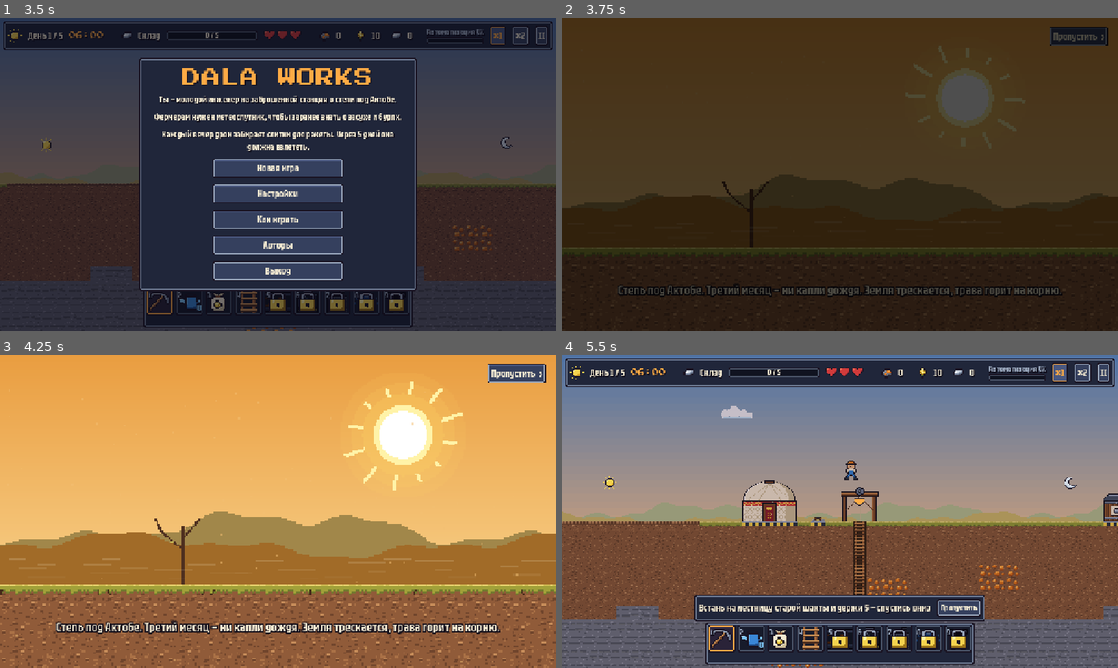
Above: before the commit, frames 1-4 (two rows, left to right).
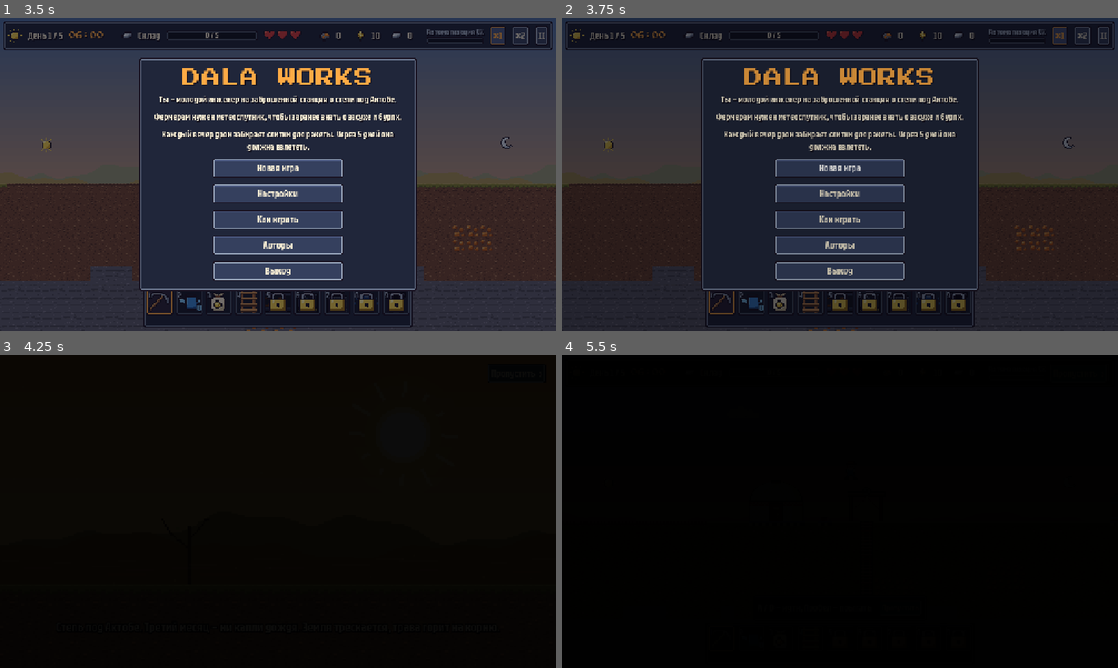
Above: after the commit, the same moments.

Repository: hinabaina/urban-robot
Game: Godot game, scene res://main/Main.tscn
The game is run twice, just before and just after one commit, with the same random seed, the same clock (stepped at 60 frames per second) and the same inputs.
Inputs (mouse positions are in pixels of both pictures, inside the frame that each line leads up to):
- Up to frame 1 (3.5 s): click "×1" at 0.5 s; click "×2" at 1.25 s; click "II" at 2 s; click "Русский" at 2.75 s
- Up to frame 2 (3.75 s): click "Новая игра" at 3.5 s
- Up to frame 3 (4.25 s): no input
- Up to frame 4 (5.5 s): click "Пропустить ›" at 4.25 s; tap Enter at 5 s; move the mouse to (962, 495) at 5.02 s; hold D (move_right) from 5.03 s (still down); click (962, 495) at 5.1 s; tap Space (jump) at 5.27 s

Frame 1 is identical in both runs. In frame 2, 76% of the frame differs, in the area x 0-100%, y 0-100%; in frame 3, 100%; in frame 4, 100%.

Commit message:
Smooth fades between menu, intro and game
Menu and music fade to black before the intro; at the end the intro
darkens, holds, and the game fades in while its music rises.

Co-Authored-By: Claude Opus 5.5 <noreply@anthropic.com>
Claude-Session: https://claude.ai/code/session_01M2yRtLbnkNfsXLYQcAmbij

Diff:
--- a/main/Main.gd
+++ b/main/Main.gd
@@ -3,6 +3,7 @@
 
 const LAUNCH_CAMERA_TIME := 1.0
 const LAUNCH_CAMERA_RISE := 60.0
+const INTRO_FADE := 0.6          # меню уходит в темноту перед роликом
 
 static var skip_menu := false    # после «Начать сначала» меню не показываем
 
@@ -106,12 +107,24 @@
 
 ## Показать ролик поверх мира; after вызывается, когда экран уже тёмный.
 func _play_intro(after: Callable) -> void:
+	# Меню плавно уходит в темноту вместе с музыкой, ролик начинается из той же темноты.
+	var black := ColorRect.new()
+	black.color = Color(0, 0, 0, 0)
+	black.set_anchors_and_offsets_preset(Control.PRESET_FULL_RECT)
+	black.mouse_filter = Control.MOUSE_FILTER_STOP
+	$UI.add_child(black)
+	get_tree().create_tween().tween_property(Audio, "music_volume", 0.0, INTRO_FADE)
+	var tween := create_tween()
+	tween.tween_property(black, "color:a", 1.0, INTRO_FADE).set_trans(Tween.TRANS_SINE)
+	await tween.finished
 	menu.visible = false
 	var intro: Control = Intro.new()
 	intro.finished.connect(func() -> void:
 		Settings.set_value("intro_seen", true)
 		after.call())
 	$UI.add_child(intro)
+	# Убираем шторку не сразу: в первом кадре ролик ещё не нарисован, и сквозь него мелькнул бы HUD.
+	get_tree().create_timer(0.2).timeout.connect(black.queue_free)
 
 
 func _start_playing() -> void:
--- a/tools/b_smoke/checks.gd
+++ b/tools/b_smoke/checks.gd
@@ -249,7 +249,7 @@
 	esc.keycode = KEY_ESCAPE
 	esc.pressed = true
 	Input.parse_input_event(esc)
-	await wait(1.6)
+	await wait(2.8)
 	check("intro: Esc skips and emits finished", done[0])
 	check("intro: removed after skip", not is_instance_valid(intro))
 	check("intro: game music volume restored", Audio.music_volume > 0.0, Audio.music_volume)
@@ -278,5 +278,5 @@
 		intro._subtitle.text)
 	check("languages: English intro 25-70 s", intro.length() > 25.0 and intro.length() < 70.0, intro.length())
 	intro.skip()
-	await wait(1.6)
+	await wait(2.8)
 	TranslationServer.set_locale("ru")
--- a/ui/Intro.gd
+++ b/ui/Intro.gd
@@ -1,6 +1,6 @@
 # Вступительный ролик перед первой игрой: картинка (IntroStage), голос рассказчика, субтитры, звук. Владелец: A.
 # Длина каждой сцены подстраивается под длину своей реплики, поэтому голос и картинка не расходятся.
-# Пропуск: кнопка, Esc, Пробел, Enter или клик. По окончании шлёт finished и исчезает сам.
+# Пропуск: кнопка, Esc, Пробел, Enter или клик. В конце затемнение, finished (в темноте) и плавное проявление игры.
 class_name Intro
 extends Control
 
@@ -15,7 +15,10 @@
 const VOICE_DELAY := 0.35                                     # реплика начинается чуть позже картинки
 const LIGHTNING := [0.42, 0.58, 0.74]                         # доли сцены бури с молниями
 const QUOTA := 120
-const FADE := 0.6
+const FADE := 0.6                                             # проявление из темноты в начале
+const OUT_DARKEN := 0.8                                       # в конце: затемнение,
+const OUT_HOLD := 0.3                                         # пауза в темноте,
+const OUT_REVEAL := 1.2                                       # проявление игры
 const SUB_SIZE := 28
 const COUNTER_SIZE := 30
 
@@ -42,7 +45,7 @@
 
 func _ready() -> void:
 	UiKit.setup_root(self)
-	_music_volume = Audio.music_volume
+	_music_volume = float(Settings.get_value("music"))   # не Audio.music_volume: меню могло уже приглушить музыку
 	Audio.music_volume = 0.0
 	mouse_filter = Control.MOUSE_FILTER_STOP
 	process_mode = Node.PROCESS_MODE_ALWAYS
@@ -51,7 +54,7 @@
 	_build_audio()
 	_build_timeline()
 	_black.color.a = 1.0
-	create_tween().tween_property(_black, "color:a", 0.0, FADE)
+	create_tween().tween_property(_black, "color:a", 0.0, FADE).set_trans(Tween.TRANS_SINE)
 
 
 ## Полная длина ролика в секундах.
@@ -91,17 +94,20 @@
 	if _done:
 		return
 	_done = true
-	Audio.music_volume = _music_volume
 	for player in [_voice, _wind, _drone, _music]:
-		create_tween().tween_property(player, "volume_db", -60.0, FADE)
+		create_tween().tween_property(player, "volume_db", -60.0, OUT_DARKEN)
+	# Затемнение, короткая пауза в темноте, потом игра плавно проявляется, а её музыка плавно нарастает.
 	var tween := create_tween()
-	tween.tween_property(_black, "color:a", 1.0, FADE * 0.6)
+	tween.tween_property(_black, "color:a", 1.0, OUT_DARKEN)
 	tween.tween_callback(func() -> void:
 		_stage.get_parent().get_parent().visible = false
 		for label in [_subtitle, _counter, _days, _title]:
 			label.visible = false
-		finished.emit())
-	tween.tween_property(self, "modulate:a", 0.0, FADE)
+		finished.emit()
+		Audio.music_volume = 0.0
+		get_tree().create_tween().tween_property(Audio, "music_volume", _music_volume, OUT_HOLD + OUT_REVEAL + 0.5))
+	tween.tween_interval(OUT_HOLD)
+	tween.tween_property(self, "modulate:a", 0.0, OUT_REVEAL).set_trans(Tween.TRANS_SINE)
 	tween.tween_callback(queue_free)
 
 
